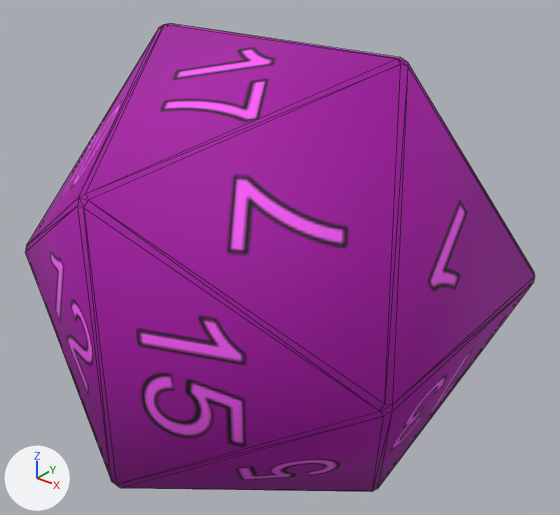
Renders of the glTF model models/d20.gltf from each side of a commit.
Before and after are seen from a 50 mm lens placed at (135.4, -165.0, 105.2), pointed at (1.6, 2.2, 1.5). Lighting does not change. The marker at lower left points along +X, +Y and +Z. Mesh edges are drawn as thin lines. Vertices at the same position are counted once.

Before the edit, the objects in view are built like this:
```python
mat_material_0 = bpy.data.materials.new('Material_0')
mat_material_0.use_nodes = True; mat_material_0.node_tree.nodes.clear()
_N = mat_material_0.node_tree.nodes; _L = mat_material_0.node_tree.links
n0 = _N.new('ShaderNodeBsdfPrincipled'); n0.name = 'Principled BSDF'
n0.inputs[2].default_value = 0.8  # 'Roughness'
n1 = _N.new('ShaderNodeOutputMaterial'); n1.name = 'Material Output'
n2 = _N.new('ShaderNodeMix'); n2.name = 'Mix'
n2.data_type = 'RGBA'
n2.blend_type = 'MULTIPLY'
n2.inputs[0].default_value = 1.0  # 'Factor'
n3 = _N.new('ShaderNodeMath'); n3.name = 'Math'
n3.operation = 'MULTIPLY'
n4 = _N.new('ShaderNodeVertexColor'); n4.name = 'Color Attribute'
n5 = _N.new('ShaderNodeTexImage'); n5.name = 'Image Texture'
n5.image = img_image_0
n5.extension = 'EXTEND'
_L.new(n0.outputs[0], n1.inputs[0])  # 'BSDF' to 'Surface'
_L.new(n2.outputs[2], n0.inputs[0])  # 'Result' to 'Base Color'
_L.new(n3.outputs[0], n0.inputs[4])  # 'Value' to 'Alpha'
_L.new(n4.outputs[0], n2.inputs[7])  # 'Color' to 'B'
_L.new(n4.outputs[1], n3.inputs[1])  # 'Alpha' to 'Value'
_L.new(n5.outputs[0], n2.inputs[6])  # 'Color' to 'A'
_L.new(n5.outputs[1], n3.inputs[0])  # 'Alpha' to 'Value'
me_mesh_0 = bpy.data.meshes.new('Mesh_0')
me_mesh_0.from_pydata(...)  # 60 vertices, 116 faces; spans x -67.0..67.0, y -67.0..67.0, z -67.0..67.0
me_mesh_0.materials.append(mat_material_0)
ob_mesh_0 = bpy.data.objects.new('Mesh_0', me_mesh_0)
ob_mesh_0.location = (0.0, 0.0, 0.0)
```
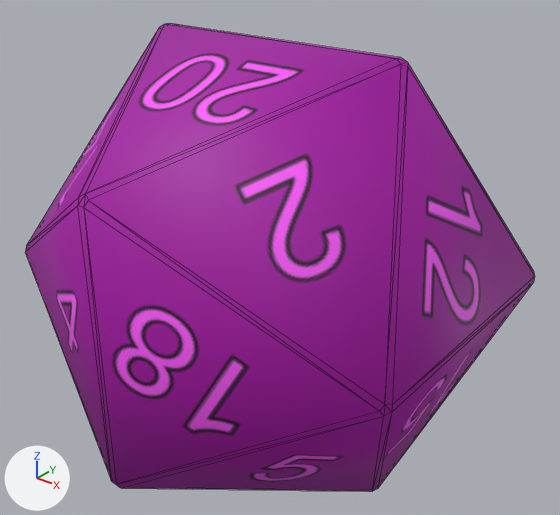
The newer file is also rescaled (x1.266), turned or shifted as a whole; pictures and numbers use the older file's frame.

The change, as a list of edits to the scene's bpy script:
```text
Change mat_material_0:
    where n0 = _N.new('ShaderNodeBsdfPrincipled'); n0.name = 'Principled BSDF'
    n0.inputs[2].default_value: 0.8 -> 0.6  # 'Roughness'
Change me_mesh_0:
    where me_mesh_0.from_pydata(...)  # 60 vertices, 116 faces; spans x -67.0..67.0, y -67.0..67.0, z -67.0..67.0
    used by ob_mesh_0; location = (0.0, 0.0, 0.0)
    me_mesh_0 part 1: the whole mesh is multiplied about its middle by the matrix ((0.0, -1.0, 0.0), (0.0, 0.0, 1.0), (-1.0, 0.0, 0.0))
```

Pixel boxes [x1, y1, x2, y2] of what changed, in the pictures (560 x 515 px):
'Mesh_0', surface changed, reshaped: before [26, 23, 534, 492]; after [26, 23, 535, 492]
